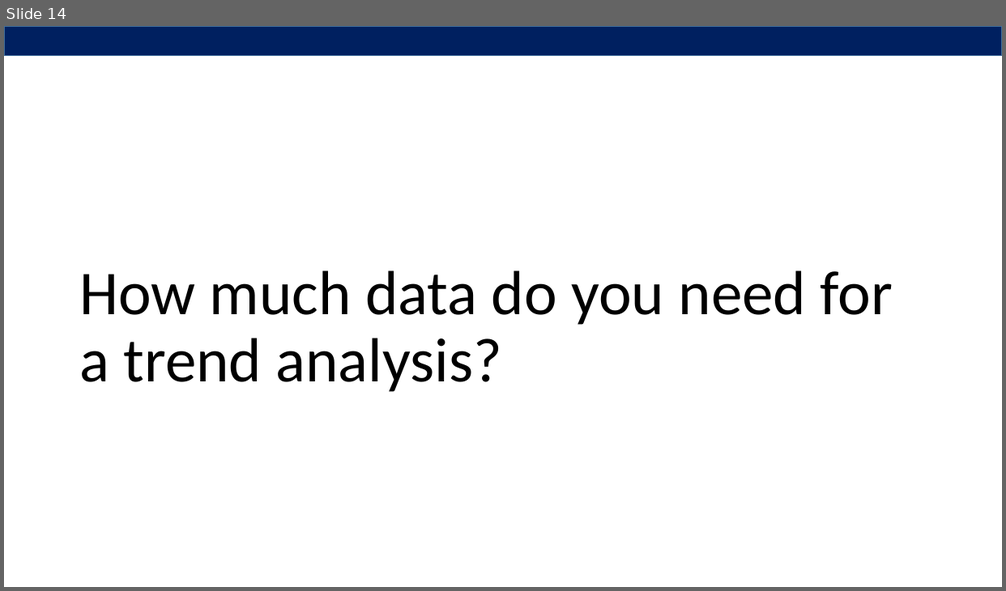
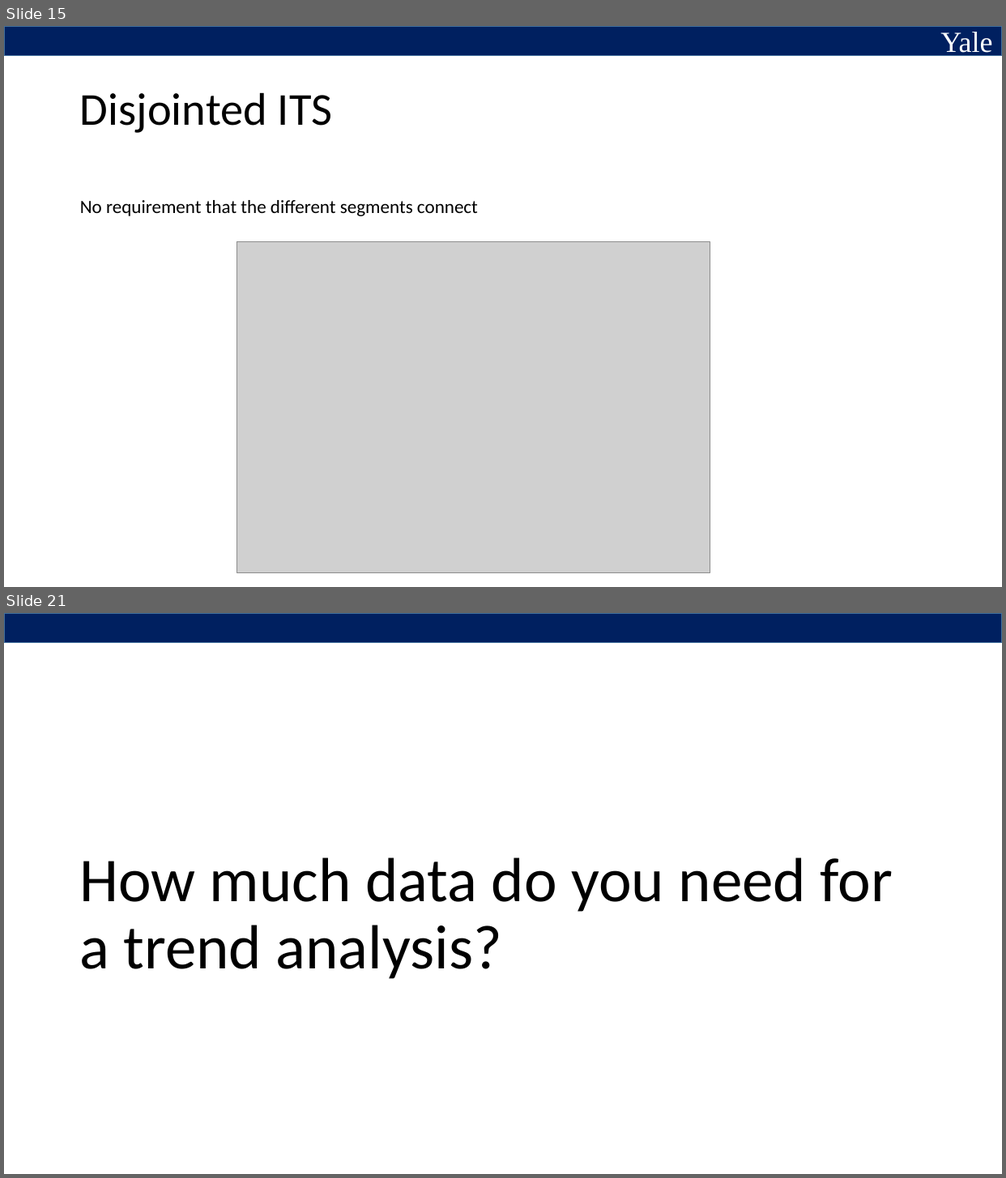
Before and after one commit to YalePublicHealthSurveillance/YaleIntroPublicHealthSurveillance.github.io, a slide deck: Slides/Slides for Video 3.pptx. Shown one above the other, each under a label of ours: slide 14 before the commit, slides 15 and 21 after it; the slides between them are not shown. The pictures are 1006x591 and 1006x1178 pixels, drawn with LibreOffice and Linux fonts; fonts in the diff are those of the drawing; grey boxes stand for pictures. Boxes give left, top, right and bottom in pixels: in the first picture for what was removed or moved away, otherwise in the second. Text is boxed around its words. In the diff, an @@ line names an element or a change of style, - is before the commit and + after.

```diff
--- a/Slides/Slides for Video 3.pptx
+++ b/Slides/Slides for Video 3.pptx
@@ slide 15 added at [4,26,1002,587], background #FFFFFF; not listed: 1 template element that a slide beside it also shows @@
@@ text added at [940,32,992,58], 28 pt, text #FFFFFF @@
+Yale
@@ title added at [80,92,332,133], 44 pt, text #000000 @@
+Disjointed ITS
@@ text added at [80,200,478,216], 18 pt, text #000000 @@
+No requirement that the different segments connect
@@ picture added at [236,241,710,574] @@
@@ what was slide 14 is now slide 21 @@
```
Also in this commit, not shown: 9 slides changed, 8 other slides added, 1 slide removed, 1 other file.
